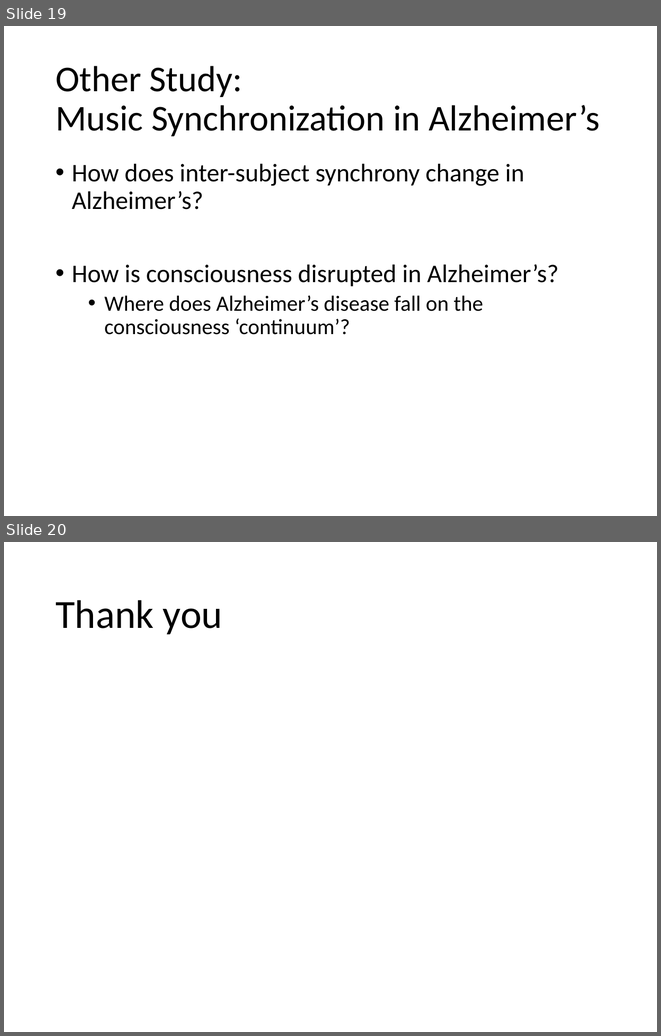
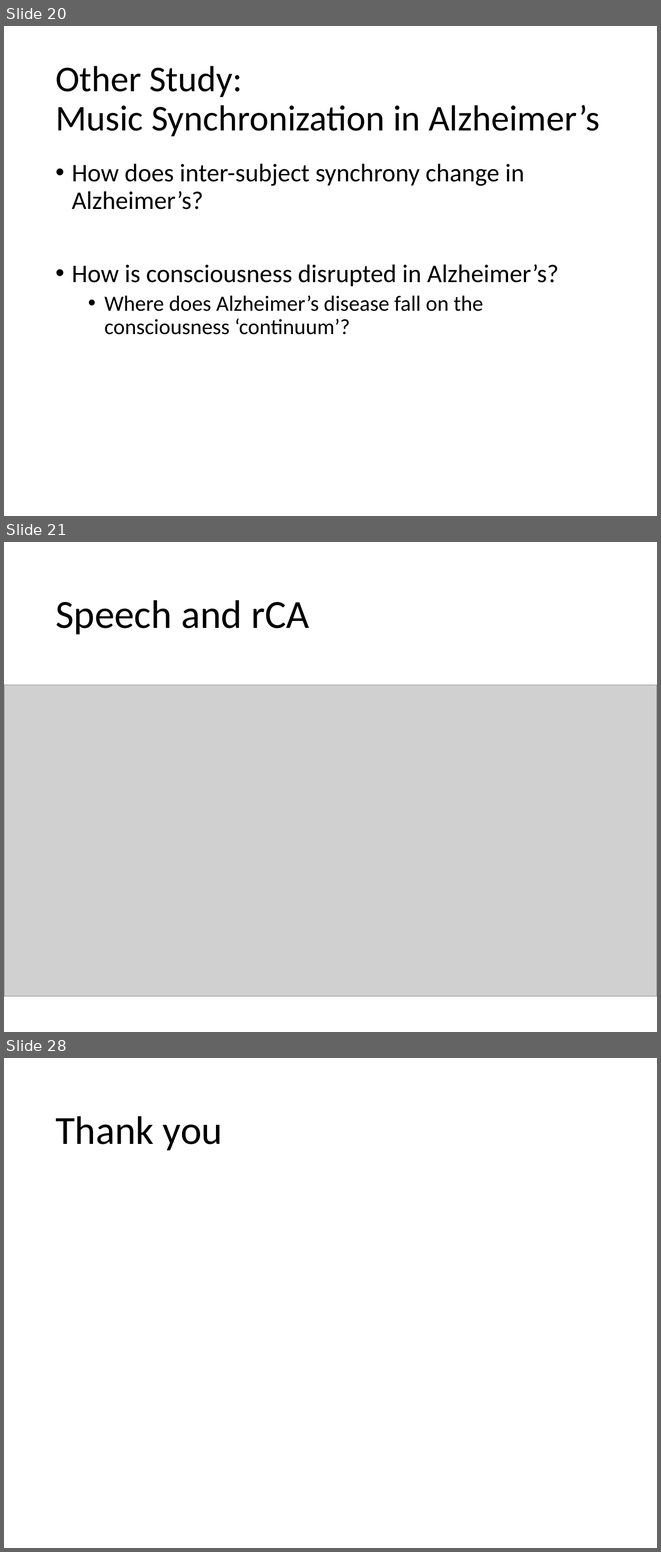
Before and after one commit to asternin/PhDProject, a slide deck: Meetings/2017.09.06-LabRetreat.pptx. Shown one above the other, each under a label of ours: slides 19 and 20 before the commit, slides 20, 21 and 28 after it; the slides between them are not shown. The pictures are 661x1036 and 661x1552 pixels, drawn with LibreOffice and Linux fonts; fonts in the diff are those of the drawing; grey boxes stand for pictures. Boxes give left, top, right and bottom in pixels: in the first picture for what was removed or moved away, otherwise in the second. Text is boxed around its words. In the diff, an @@ line names an element or a change of style, - is before the commit and + after.

```diff
--- a/Meetings/2017.09.06-LabRetreat.pptx
+++ b/Meetings/2017.09.06-LabRetreat.pptx
@@ slide 21 added at (x1=4, y1=542, x2=657, y2=1032), background #FFFFFF @@
@@ title added at (x1=55, y1=600, x2=309, y2=634), 44 pt, text #000000 @@
+Speech and rCA
@@ picture added at (x1=4, y1=685, x2=657, y2=996) @@
@@ what was slide 19 is now slide 20 @@
@@ what was slide 20 is now slide 28 @@
```
Also in this commit, not shown: 1 slide changed, 7 other slides added, 12 other files.
